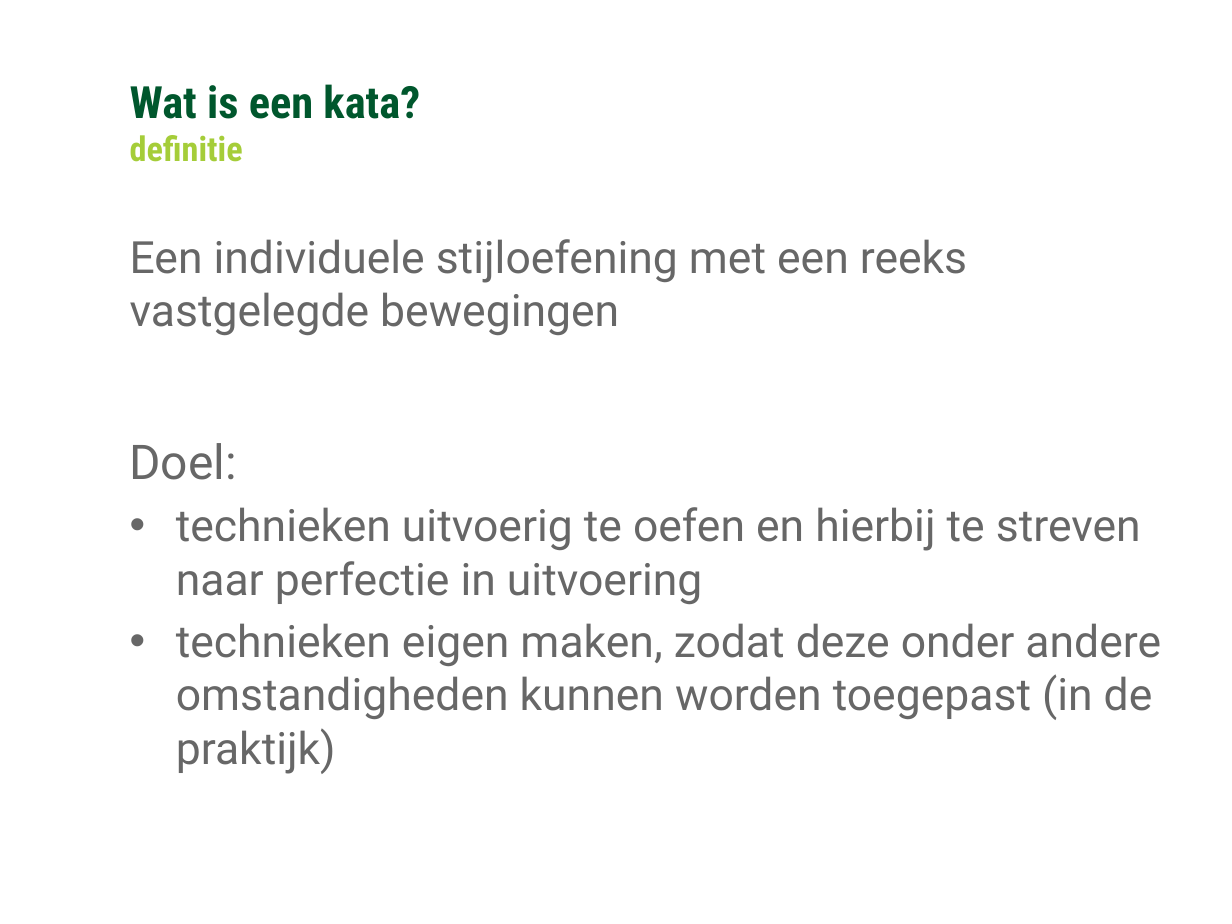
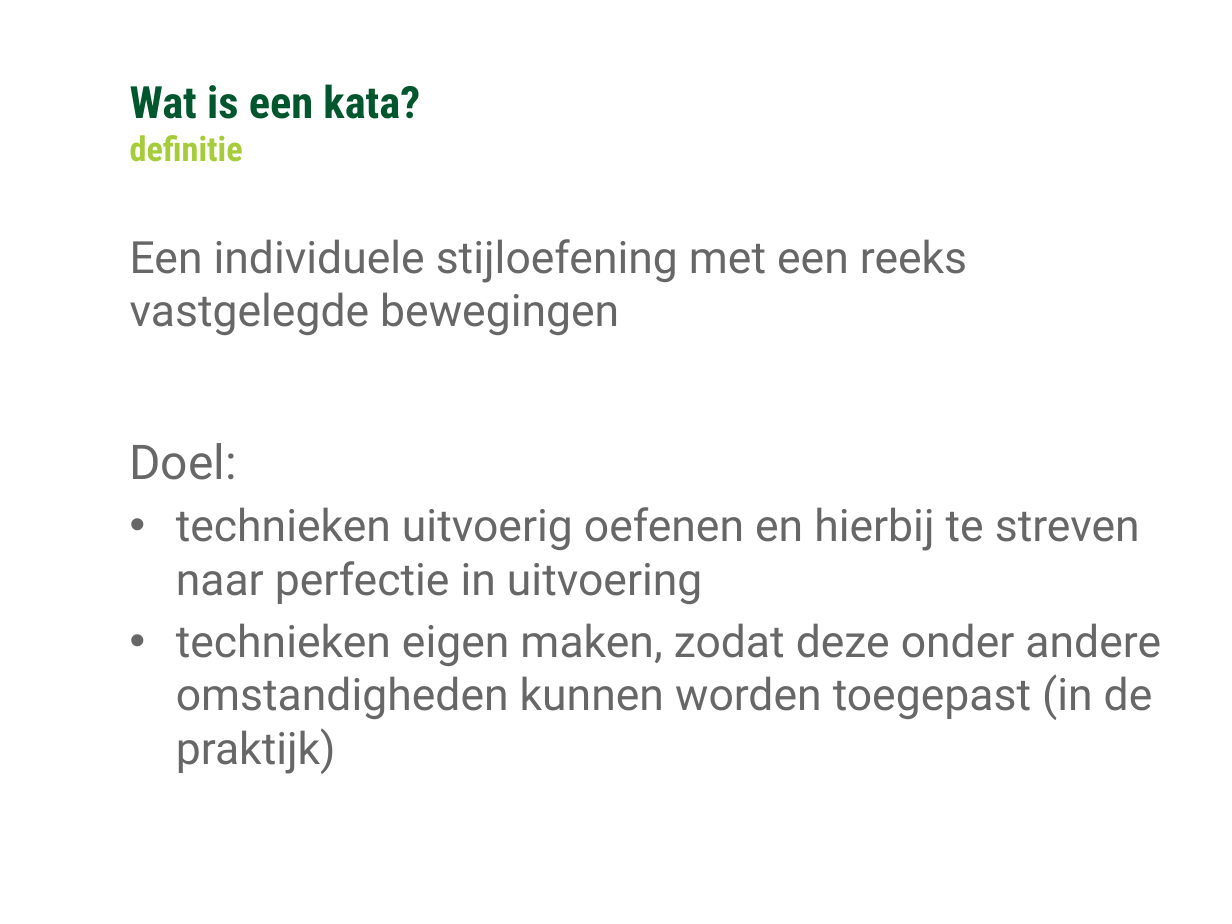
Before and after one commit to Ozindar/GCUnitTestDojo, a slide deck: slide 6 of Algemeen over Dojos/Coding Dojo.pptx. Drawn at 1232x924 pixels with LibreOffice and Linux fonts; fonts in the diff are those of the drawing; background and template pictures are left out. Boxes give left, top, right and bottom in pixels: in the first picture for what was removed or moved away, otherwise in the second. Text is boxed around its words. In the diff, an @@ line names an element or a change of style, - is before the commit and + after.

```diff
--- a/Algemeen over Dojos/Coding Dojo.pptx
+++ b/Algemeen over Dojos/Coding Dojo.pptx
@@ text at [176, 507, 1140, 604]: text changed @@
-• technieken uitvoerig te oefen en hierbij te streven naar perfectie in uitvoering
+• technieken uitvoerig oefenen en hierbij te streven naar perfectie in uitvoering
```
Also in this commit, not shown: 1 other slide changed, 2 other files.
